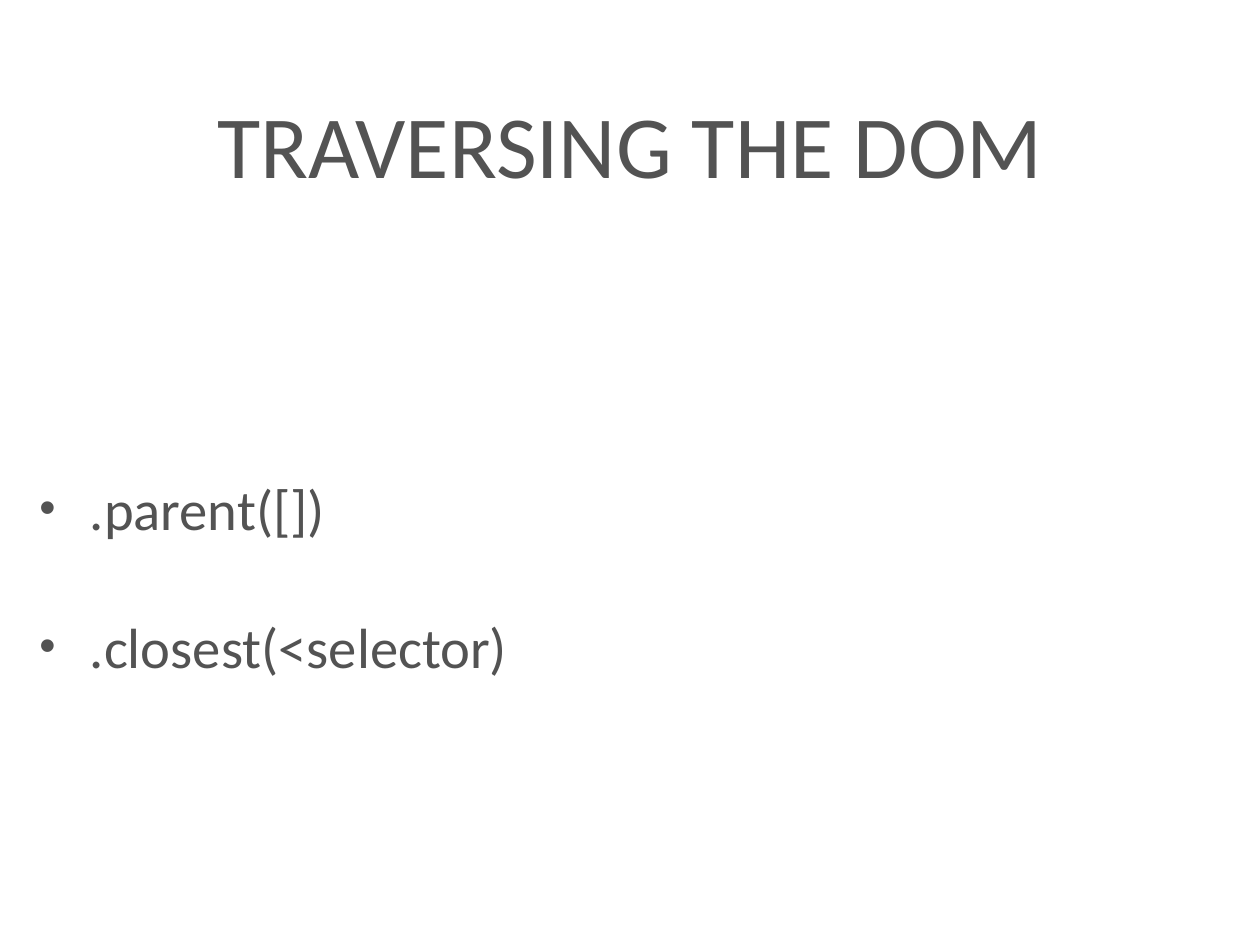
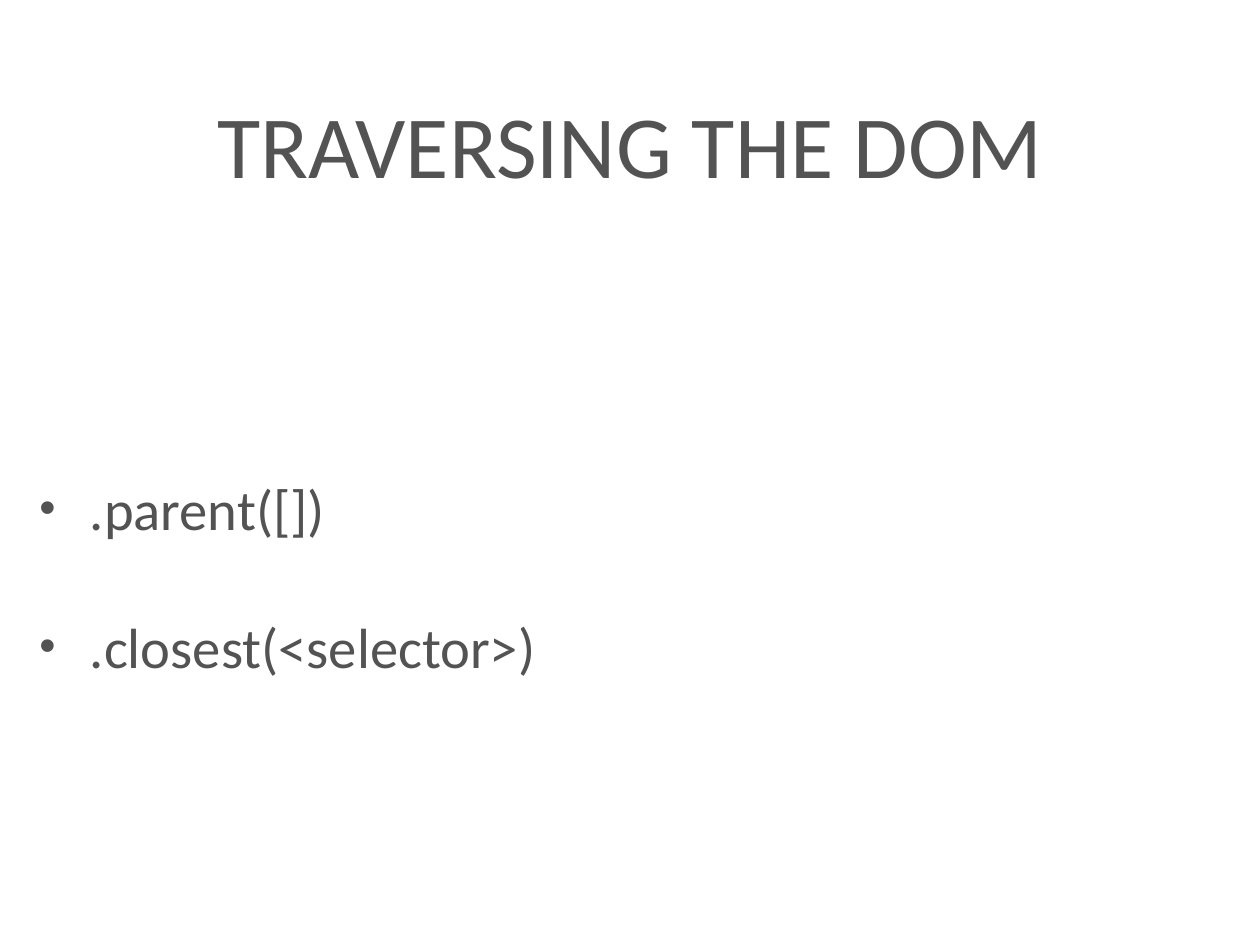
Before and after one commit to kenton-steiner18/Techtasks, a slide deck: slide 16 of presentation/jQuery.pptx (slide 14 before the commit). Drawn at 1260x945 pixels with LibreOffice and Linux fonts; fonts in the diff are those of the drawing; background and template pictures are left out. Boxes give left, top, right and bottom in pixels: in the first picture for what was removed or moved away, otherwise in the second. Text is boxed around its words. In the diff, an @@ line names an element or a change of style, - is before the commit and + after.

```diff
--- a/presentation/jQuery.pptx
+++ b/presentation/jQuery.pptx
@@ text at box(90, 627, 536, 676): text changed @@
-• .closest(<selector)
+• .closest(<selector>)
```
Also in this commit, not shown: 42 other slides changed, 3 slides added.
